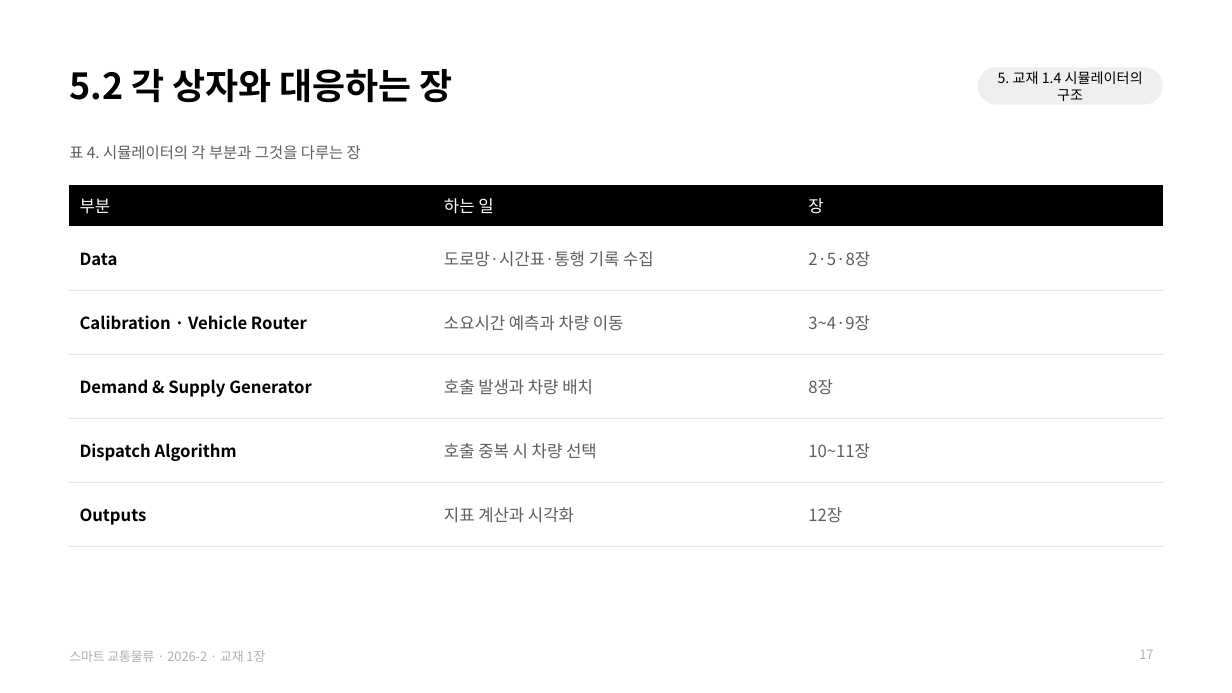
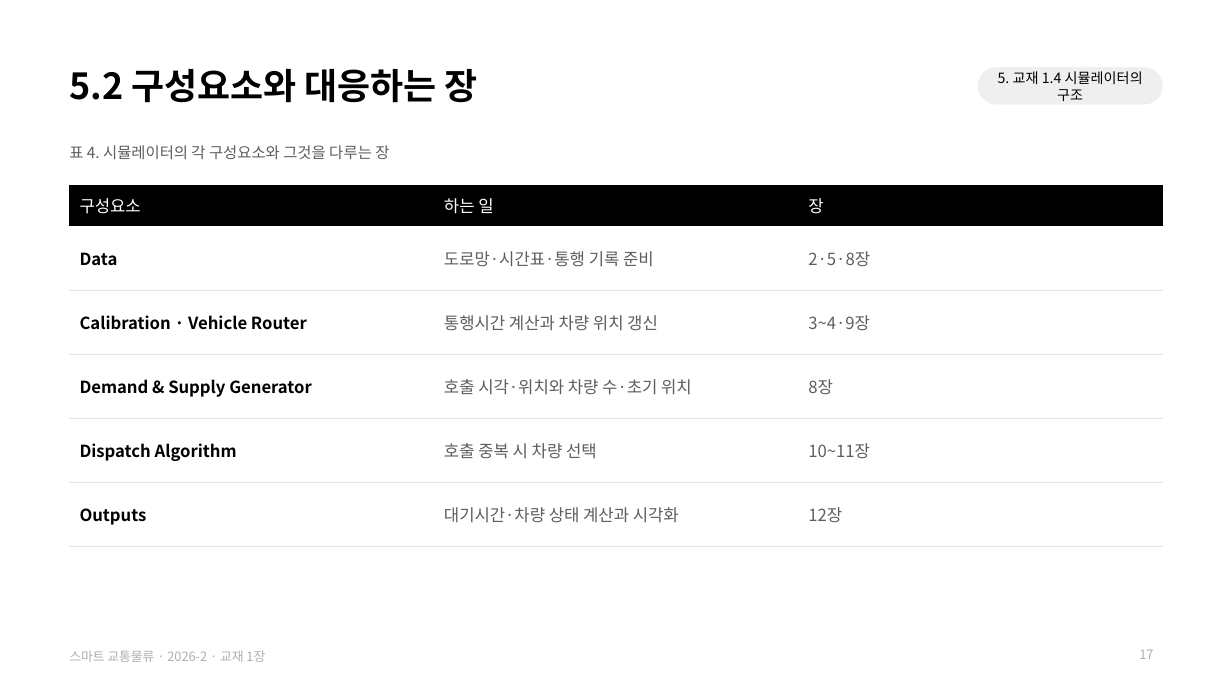
Before and after one commit to jihoyeo/smart-transport-logistics, a slide deck: slide 17 of slides/week01/ch01_why.pptx. Drawn at 1232x693 pixels with LibreOffice and Linux fonts; fonts in the diff are those of the drawing. Boxes give left, top, right and bottom in pixels: in the first picture for what was removed or moved away, otherwise in the second. Text is boxed around its words. In the diff, an @@ line names an element or a change of style, - is before the commit and + after.

```diff
--- a/slides/week01/ch01_why.pptx
+++ b/slides/week01/ch01_why.pptx
@@ title at <box>69,69,478,103</box>: text changed @@
-5.2 각 상자와 대응하는 장
+5.2 구성요소와 대응하는 장
@@ text at <box>69,145,389,159</box>: text changed @@
-표 4. 시뮬레이터의 각 부분과 그것을 다루는 장
+표 4. 시뮬레이터의 각 구성요소와 그것을 다루는 장
@@ table at <box>69,185,1162,547</box> @@
-row 1, column 1: 부분
+row 1, column 1: 구성요소
-row 2, column 2: 도로망·시간표·통행 기록 수집
+row 2, column 2: 도로망·시간표·통행 기록 준비
-row 3, column 2: 소요시간 예측과 차량 이동
+row 3, column 2: 통행시간 계산과 차량 위치 갱신
-row 4, column 2: 호출 발생과 차량 배치
+row 4, column 2: 호출 시각·위치와 차량 수·초기 위치
-row 6, column 2: 지표 계산과 시각화
+row 6, column 2: 대기시간·차량 상태 계산과 시각화
```
Also in this commit, not shown: 14 other slides changed, 1 other file.
